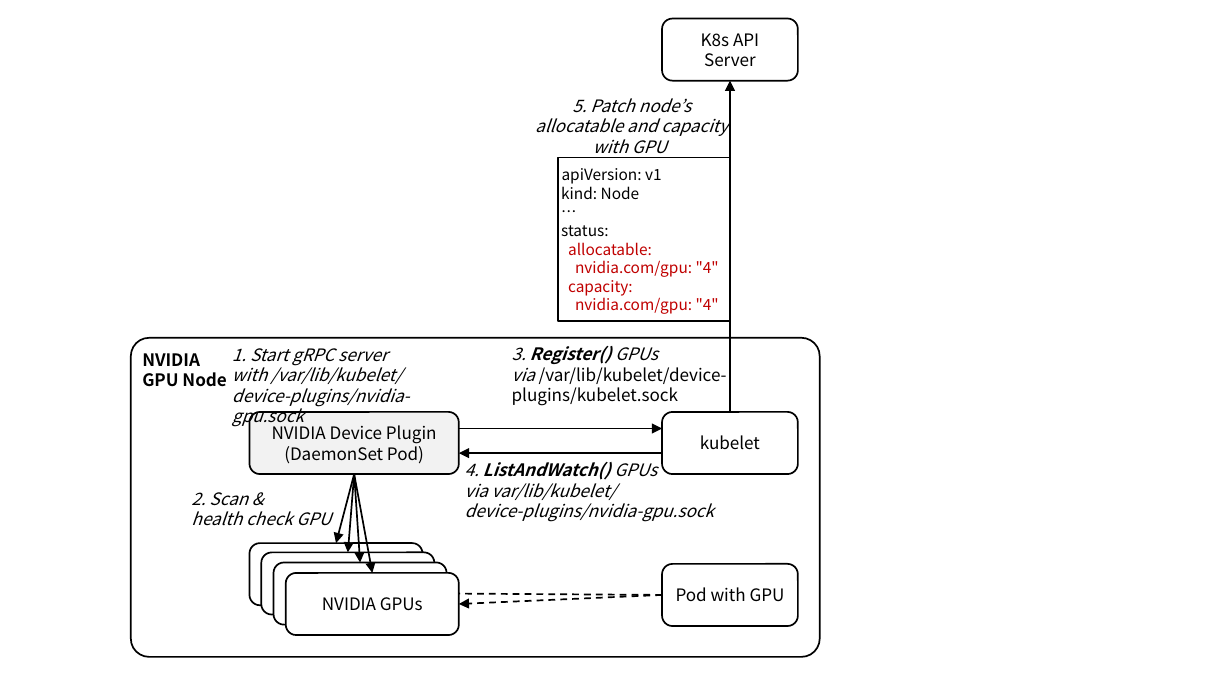
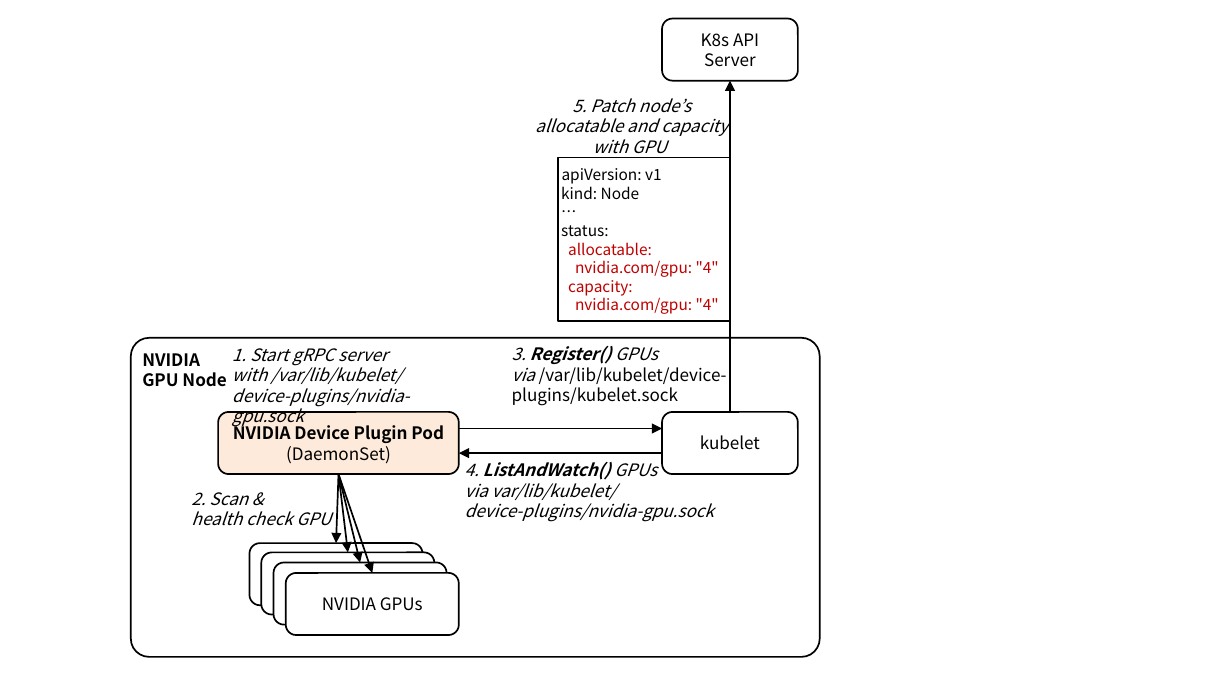
Before and after one commit to ssup2/blog-software, a slide deck: slide 2 of content/docs/theory-analysis/kubernetes-nvidia-device-plugin/images/images.pptx. Drawn at 1232x693 pixels with LibreOffice and Linux fonts; fonts in the diff are those of the drawing. Boxes give left, top, right and bottom in pixels: in the first picture for what was removed or moved away, otherwise in the second. Text is boxed around its words. In the diff, an @@ line names an element or a change of style, - is before the commit and + after.

```diff
--- a/content/docs/theory-analysis/kubernetes-nvidia-device-plugin/images/images.pptx
+++ b/content/docs/theory-analysis/kubernetes-nvidia-device-plugin/images/images.pptx
@@ rounded rectangle "NVIDIA Device Plugin Pod" resized from (x1=250, y1=411, x2=460, y2=473) to (x1=218, y1=411, x2=458, y2=473) @@
@@ rounded rectangle "NVIDIA Device Plugin Pod" at (x1=218, y1=411, x2=458, y2=473): fill #F2F2F2 to #FDEADA @@
@@ text in rounded rectangle at (x1=233, y1=422, x2=444, y2=464): text changed; bold on @@
-NVIDIA Device Plugin
-(DaemonSet Pod)
+NVIDIA Device Plugin Pod
+(DaemonSet)
@@ arrow moved from (355, 474) - (336, 543) to (339, 474) - (336, 543) @@
@@ arrow moved from (355, 474) - (347, 552) to (339, 474) - (347, 552) @@
@@ arrow moved from (355, 474) - (372, 573) to (339, 474) - (372, 573) @@
@@ arrow moved from (355, 474) - (360, 563) to (339, 474) - (360, 563) @@
@@ rounded rectangle removed at (x1=662, y1=564, x2=797, y2=626) @@
-Pod with GPU
@@ arrow removed from (662, 595) to (446, 594) @@
@@ arrow removed from (662, 595) to (458, 604) @@
```
Also in this commit, not shown: 4 other slides changed, 1 slide added, 7 other files.
